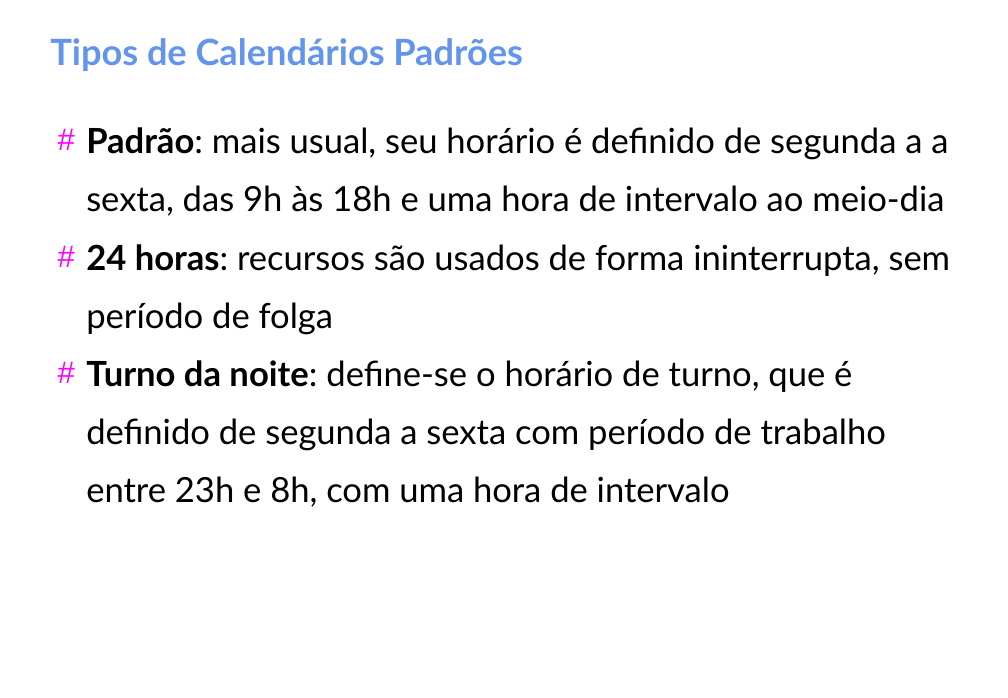
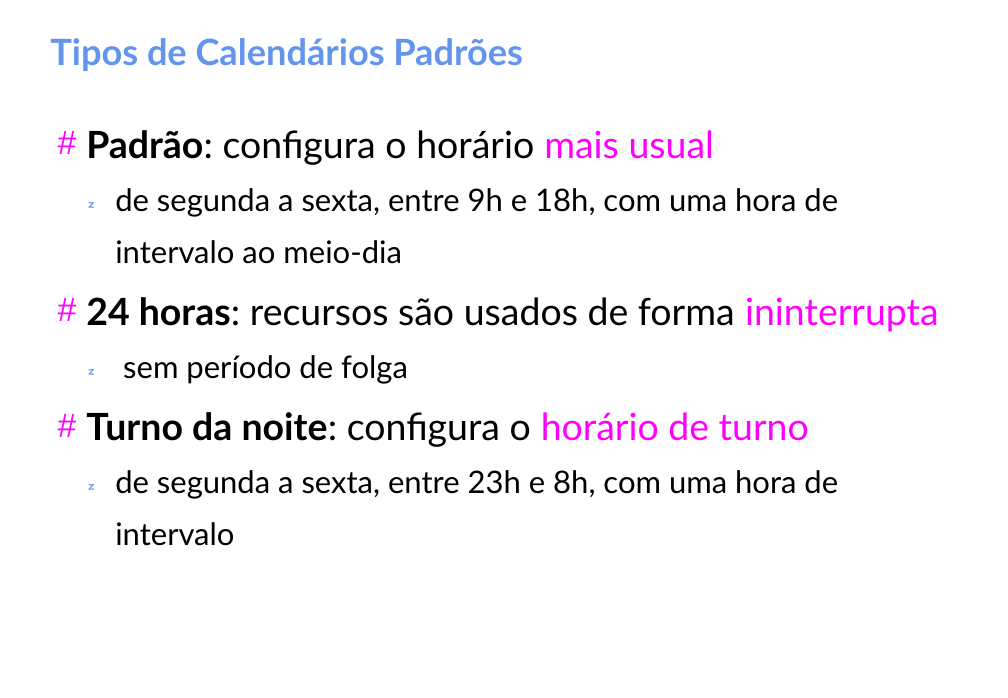
Before and after one commit to gomesluiz/gestao-de-projetos, a slide deck: slide 6 of aulas/project-aula-02.odp (slide 5 before the commit). Drawn at 1008x698 pixels with LibreOffice and Linux fonts; fonts in the diff are those of the drawing. Boxes give left, top, right and bottom in pixels: in the first picture for what was removed or moved away, otherwise in the second. Text is boxed around its words. In the diff, an @@ line names an element or a change of style, - is before the commit and + after.

```diff
--- a/aulas/project-aula-02.odp
+++ b/aulas/project-aula-02.odp
@@ text at (x1=86, y1=130, x2=939, y2=546): text changed; size 26.8 to 24 pt @@
-# Padrão: mais usual, seu horário é definido de segunda a a sexta, das 9h às 18h e uma hora de intervalo ao meio-dia
-# 24 horas: recursos são usados de forma ininterrupta, sem período de folga
-# Turno da noite: define-se o horário de turno, que é definido de segunda a sexta com período de trabalho entre 23h e 8h, com uma hora de intervalo
+# Padrão: configura o horário mais usual
+   de segunda a sexta, entre 9h e 18h, com uma hora de intervalo ao meio-dia
+# 24 horas: recursos são usados de forma ininterrupta
+   sem período de folga
+# Turno da noite: configura o horário de turno
+   de segunda a sexta, entre 23h e 8h, com uma hora de intervalo
```
Also in this commit, not shown: 5 other slides changed, 10 slides added, 1 slide removed.
